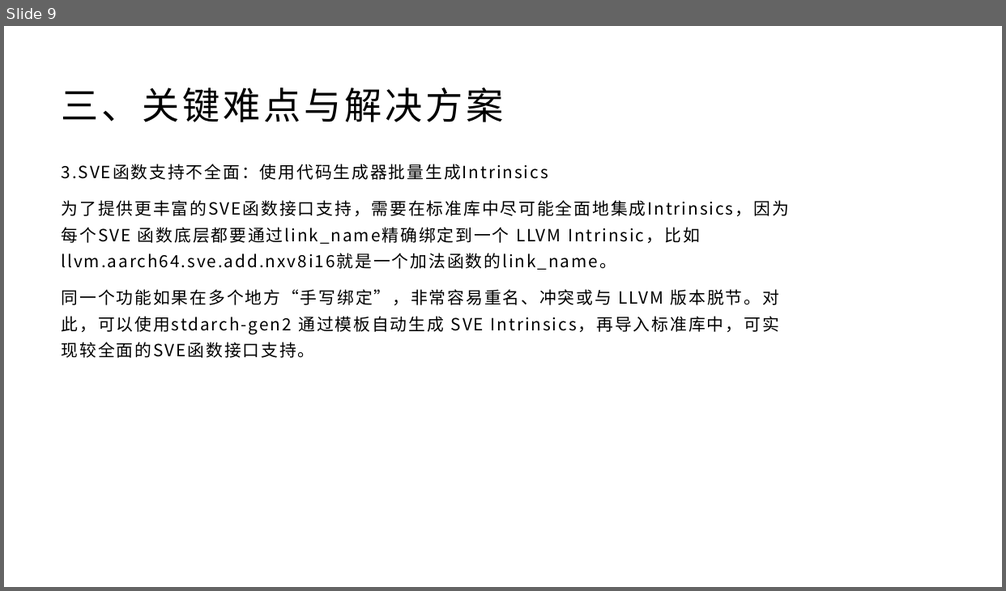
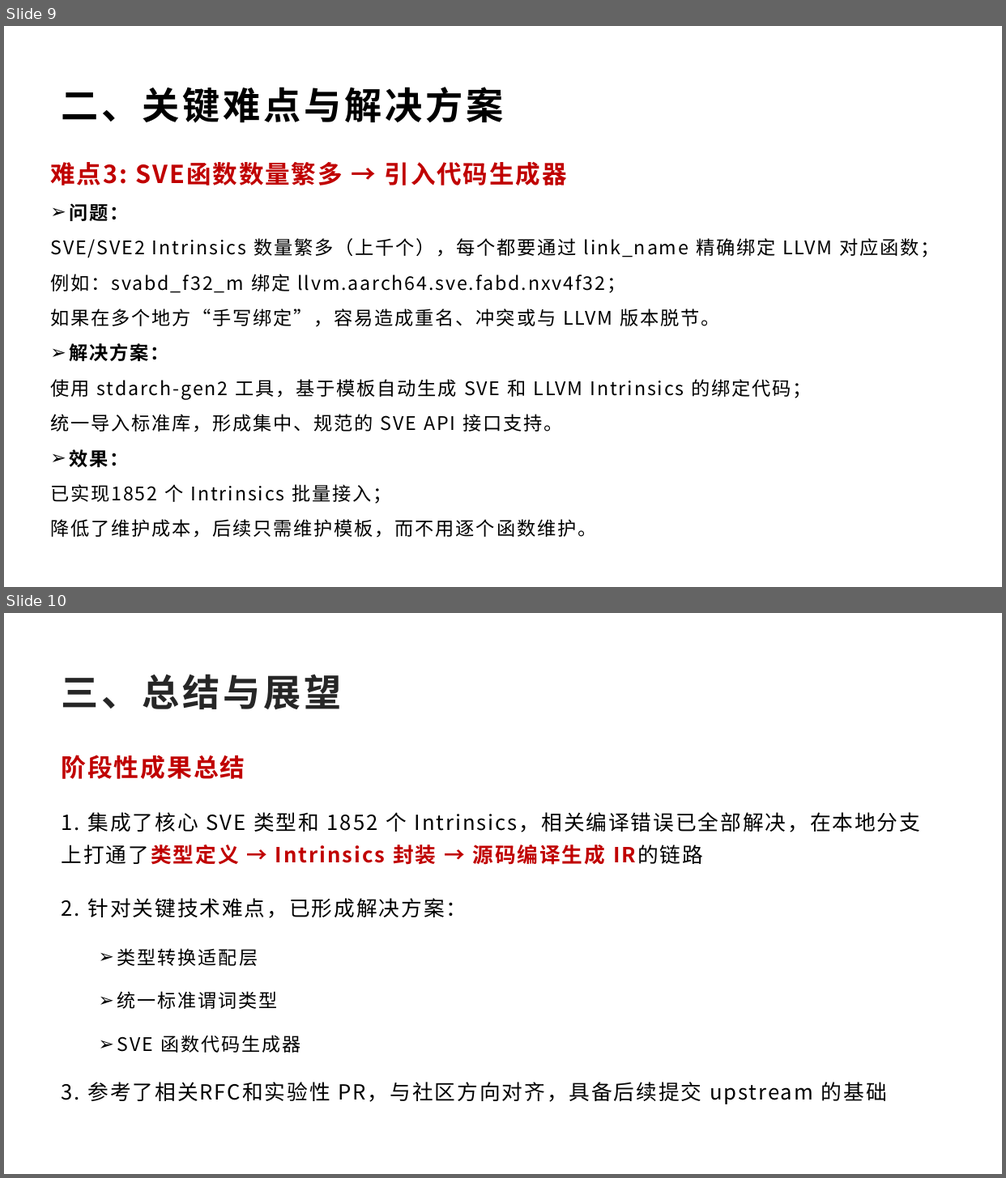
Before and after one commit to GWTINYC/rust, a slide deck: Rust Report.pptx. Shown one above the other, each under a label of ours: slide 9 before the commit, slides 9 and 10 after it. The pictures are 1006x591 and 1006x1178 pixels, drawn with LibreOffice and Linux fonts; fonts in the diff are those of the drawing. Boxes give left, top, right and bottom in pixels: in the first picture for what was removed or moved away, otherwise in the second. Text is boxed around its words. In the diff, an @@ line names an element or a change of style, - is before the commit and + after.

```diff
--- a/Rust Report.pptx
+++ b/Rust Report.pptx
@@ slide 10 added at <box>4,613,1002,1174</box>, background #FFFFFF @@
@@ title added at <box>62,674,342,710</box>, 36 pt, text #262626, bold @@
+三、总结与展望
@@ text added at <box>62,755,921,1105</box>, 20 pt, text #000000 @@
+阶段性成果总结
+1. 集成了核心 SVE 类型和 1852 个 Intrinsics，相关编译错误已全部解决，在本地分支上打通了类型定义 → Intrinsics 封装 → 源码编译生成 IR的链路
+2. 针对关键技术难点，已形成解决方案：
+  ➢ 类型转换适配层
+  ➢ 统一标准谓词类型
+  ➢ SVE 函数代码生成器
+3. 参考了相关RFC和实验性 PR，与社区方向对齐，具备后续提交 upstream 的基础
@@ slide 9 changed as well @@
@@ title at <box>62,87,504,123</box>: text changed; bold on @@
-三、关键难点与解决方案
+二、关键难点与解决方案
@@ text at <box>50,162,939,538</box>: text changed; size 16.2 to 18.1 pt @@
-3.SVE函数支持不全面：使用代码生成器批量生成Intrinsics
-为了提供更丰富的SVE函数接口支持，需要在标准库中尽可能全面地集成Intrinsics，因为每个SVE 函数底层都要通过link_name精确绑定到一个 LLVM Intrinsic，比如llvm.aarch64.sve.add.nxv8i16就是一个加法函数的link_name。
-同一个功能如果在多个地方“手写绑定”，非常容易重名、冲突或与 LLVM 版本脱节。对此，可以使用stdarch-gen2 通过模板自动生成 SVE Intrinsics，再导入标准库中，可实现较全面的SVE函数接口支持。
+难点3: SVE函数数量繁多 → 引入代码生成器
+➢ 问题：
+SVE/SVE2 Intrinsics 数量繁多（上千个），每个都要通过 link_name 精确绑定 LLVM 对应函数；
+例如：svabd_f32_m 绑定 llvm.aarch64.sve.fabd.nxv4f32；
+如果在多个地方“手写绑定”，容易造成重名、冲突或与 LLVM 版本脱节。
+➢ 解决方案：
+使用 stdarch-gen2 工具，基于模板自动生成 SVE 和 LLVM Intrinsics 的绑定代码；
+统一导入标准库，形成集中、规范的 SVE API 接口支持。
+➢ 效果：
+已实现1852 个 Intrinsics 批量接入；
+降低了维护成本，后续只需维护模板，而不用逐个函数维护。
```
Also in this commit, not shown: 7 other slides changed, 2 other slides added, 2 slides removed.
